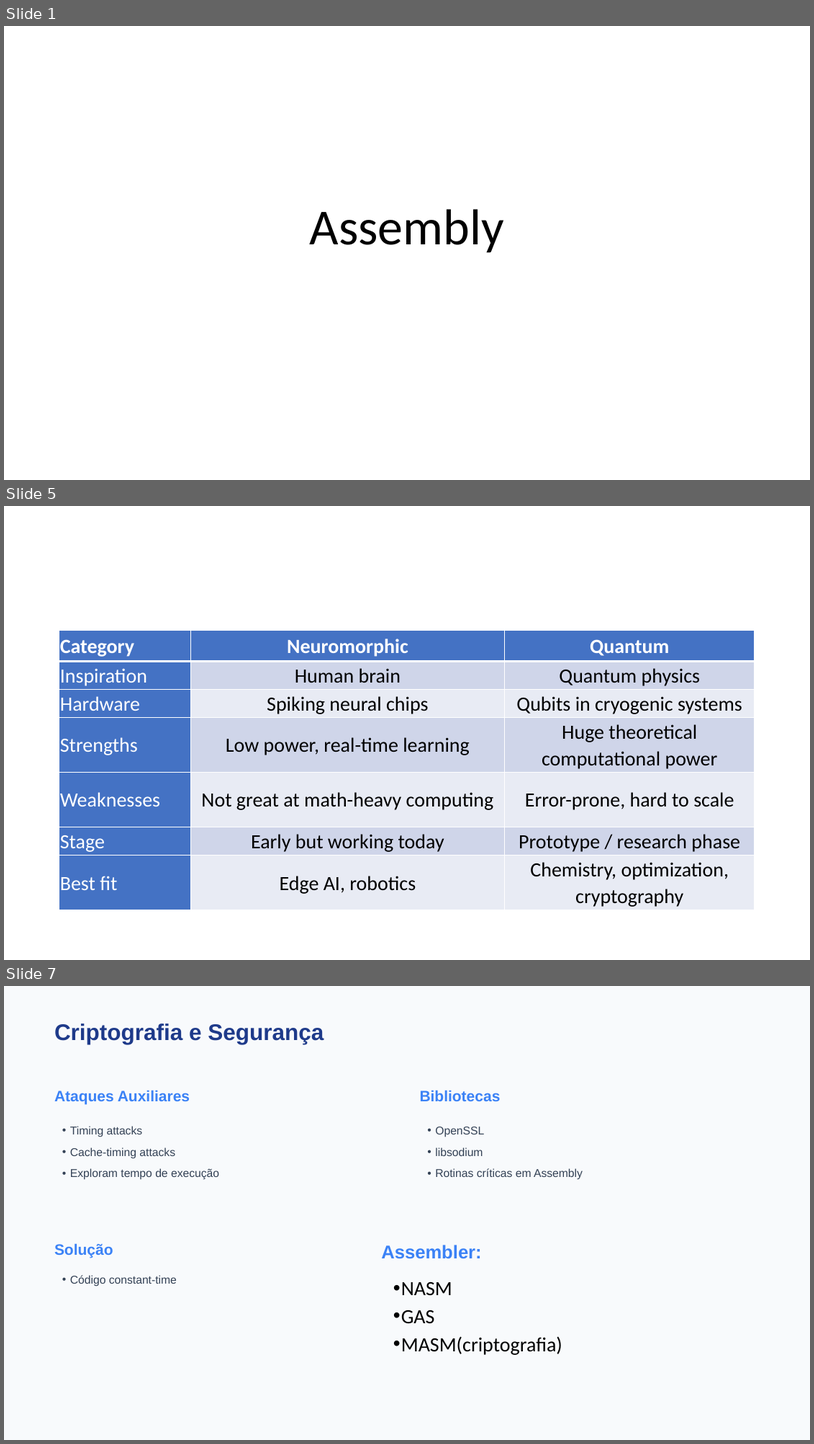
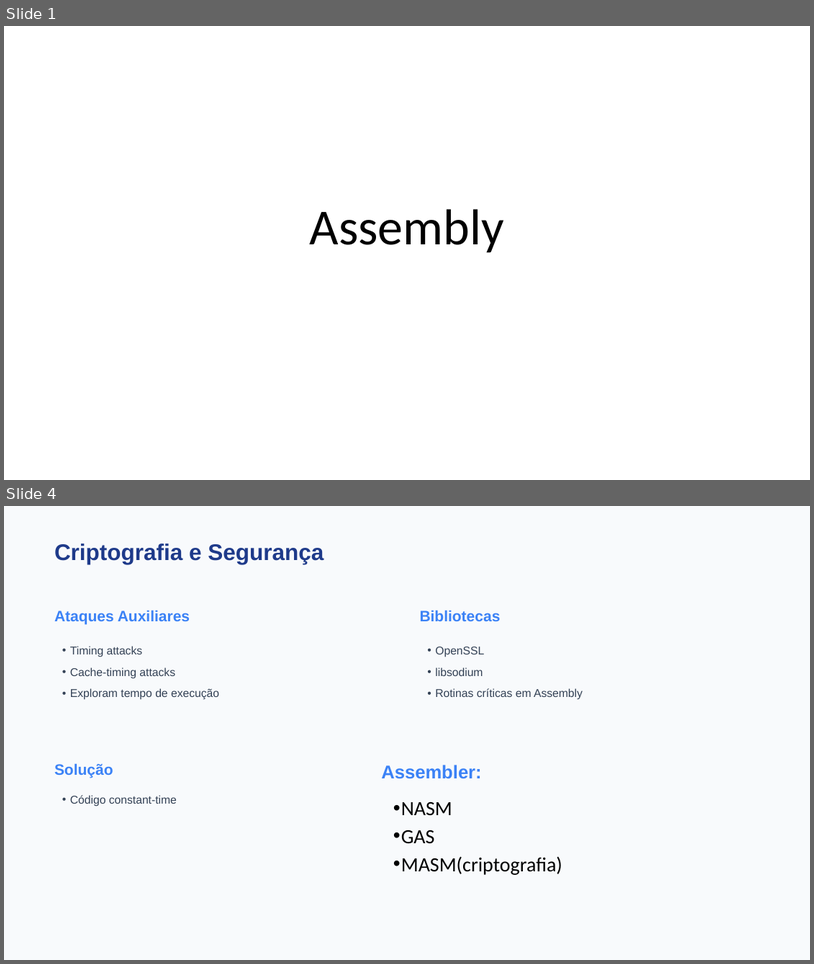
Before and after one commit to FabioRodrigues0/Faculdade, a slide deck: acomp/trabalhos_praticos/Apresentação ADC - Assembly.pptx. Shown one above the other, each under a label of ours: slides 1, 5 and 7 before the commit, slides 1 and 4 after it; the slides between them are not shown. The pictures are 814x1444 and 814x964 pixels, drawn with LibreOffice and Linux fonts; fonts in the diff are those of the drawing. Boxes give left, top, right and bottom in pixels: in the first picture for what was removed or moved away, otherwise in the second. Text is boxed around its words. In the diff, an @@ line names an element or a change of style, - is before the commit and + after.

```diff
--- a/acomp/trabalhos_praticos/Apresentação ADC - Assembly.pptx
+++ b/acomp/trabalhos_praticos/Apresentação ADC - Assembly.pptx
@@ slide 5 removed at [4,506,810,960], background #FFFFFF @@
@@ table removed at [59,630,756,909], 7 rows, 3 columns @@
-Category | Neuromorphic | Quantum
-Inspiration | Human brain | Quantum physics
-Hardware | Spiking neural chips | Qubits in cryogenic systems
-Strengths | Low power, real-time learning | Huge theoretical computational power
-Weaknesses | Not great at math-heavy computing | Error-prone, hard to scale
-Stage | Early but working today | Prototype / research phase
-Best fit | Edge AI, robotics | Chemistry, optimization, cryptography
@@ what was slide 7 is now slide 4 @@
```
Also in this commit, not shown: 1 slide changed, 4 slides added, 3 other slides removed, 3 other files.
